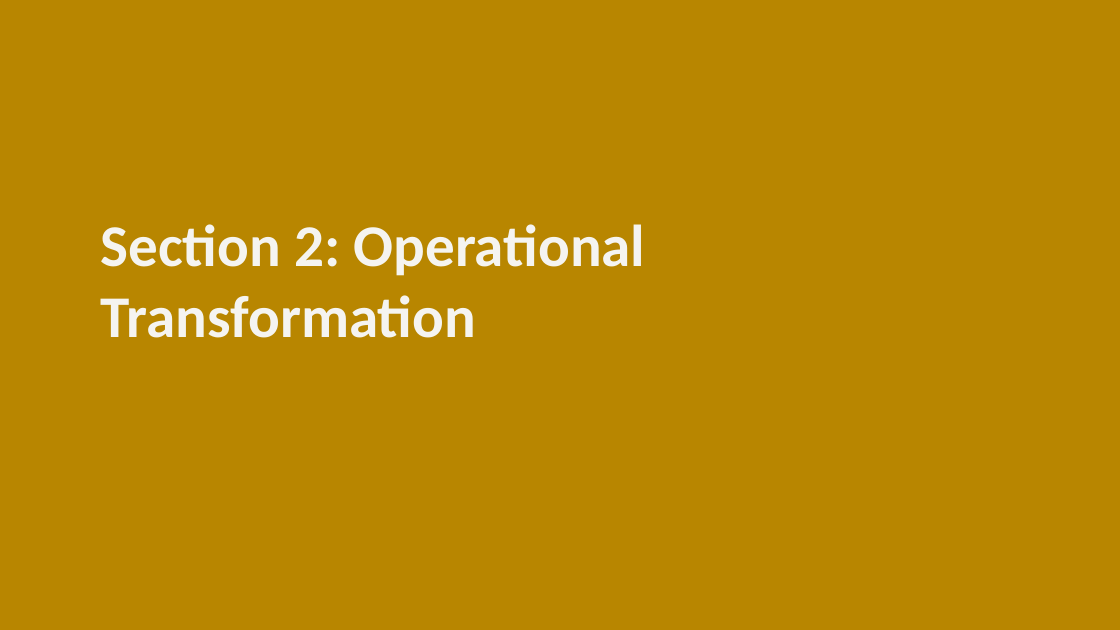
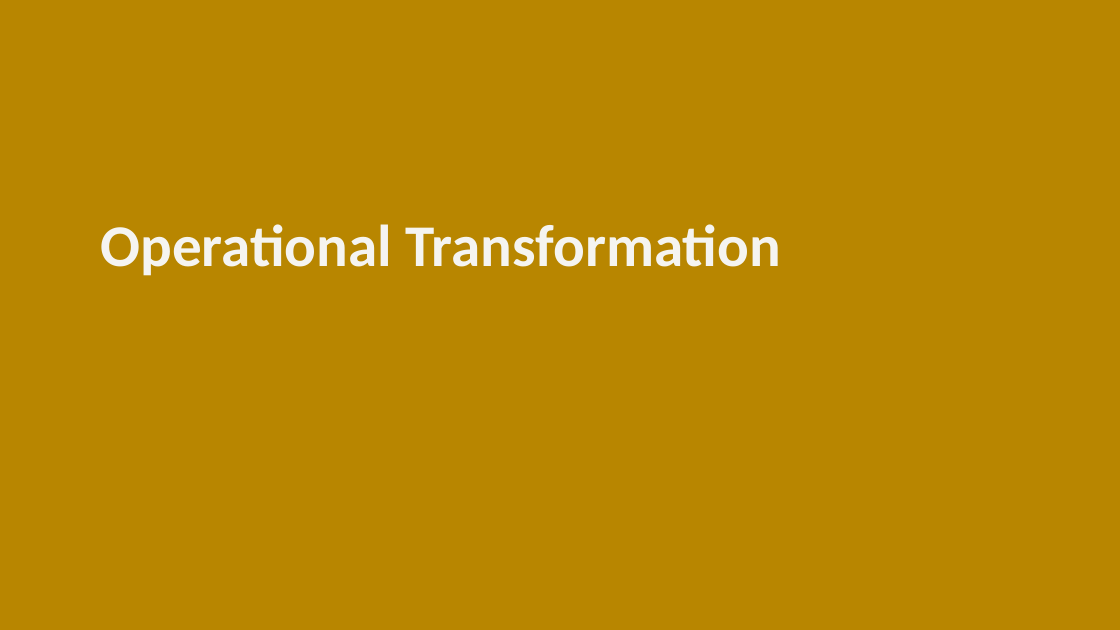
Before and after one commit to Moodswing9/claude-deck-generator, a slide deck: slide 8 of The Future of AI in Healthcare.pptx (slide 7 before the commit). Drawn at 1120x630 pixels with LibreOffice and Linux fonts; fonts in the diff are those of the drawing. Boxes give left, top, right and bottom in pixels: in the first picture for what was removed or moved away, otherwise in the second. Text is boxed around its words. In the diff, an @@ line names an element or a change of style, - is before the commit and + after.

```diff
--- a/The Future of AI in Healthcare.pptx
+++ b/The Future of AI in Healthcare.pptx
@@ text at (101,224,780,276): text changed @@
-Section 2: Operational Transformation
+Operational Transformation
```
Also in this commit, not shown: 4 other slides changed, 8 slides added, 7 slides removed, 1 other file.
